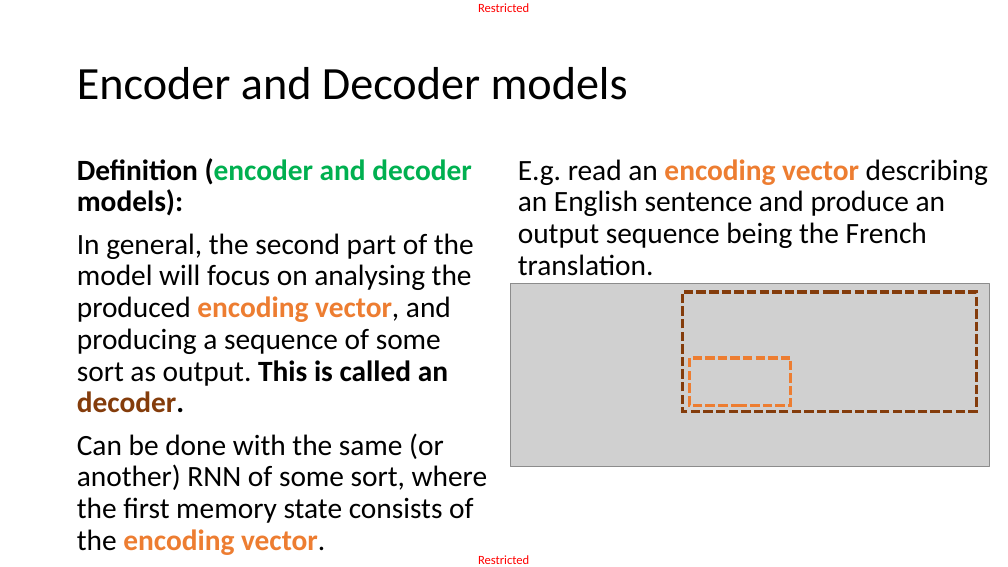
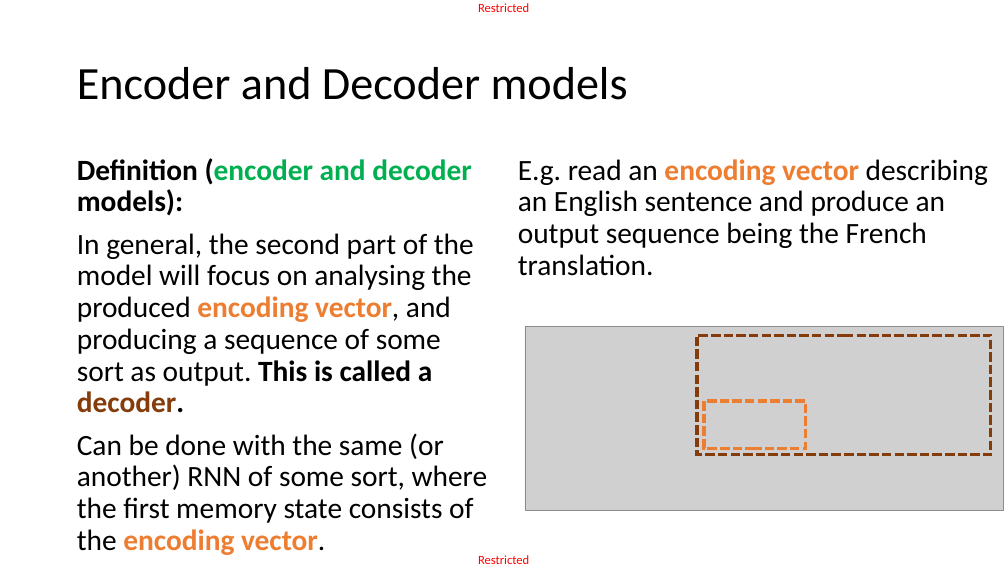
Before and after one commit to matthieudemari/SUTD_DL_50_039, a slide deck: slide 62 of W6/2. W6S2 final/W6S2.pptx (slide 59 before the commit). Drawn at 1008x567 pixels with LibreOffice and Linux fonts; fonts in the diff are those of the drawing; grey boxes stand for pictures. Boxes give left, top, right and bottom in pixels: in the first picture for what was removed or moved away, otherwise in the second. Text is boxed around its words. In the diff, an @@ line names an element or a change of style, - is before the commit and + after.

Commit message:
Updated materals for Week 6, adding visuals for memory vector and better explanations for one-to-many models and Seq2Seq models.

```diff
--- a/W6/2. W6S2 final/W6S2.pptx
+++ b/W6/2. W6S2 final/W6S2.pptx
@@ text at (77,233,474,413): text changed @@
-In general, the second part of the model will focus on analysing the produced encoding vector, and producing a sequence of some sort as output. This is called an decoder.
+In general, the second part of the model will focus on analysing the produced encoding vector, and producing a sequence of some sort as output. This is called a decoder.
@@ 2 rectangles, 1 picture: place and size @@
-2 rectangles, 1 picture at (510,284,989,467)
+2 rectangles, 1 picture at (525,327,1003,510)
```
Also in this commit, not shown: 22 other slides changed, 3 slides added, 9 other files.
